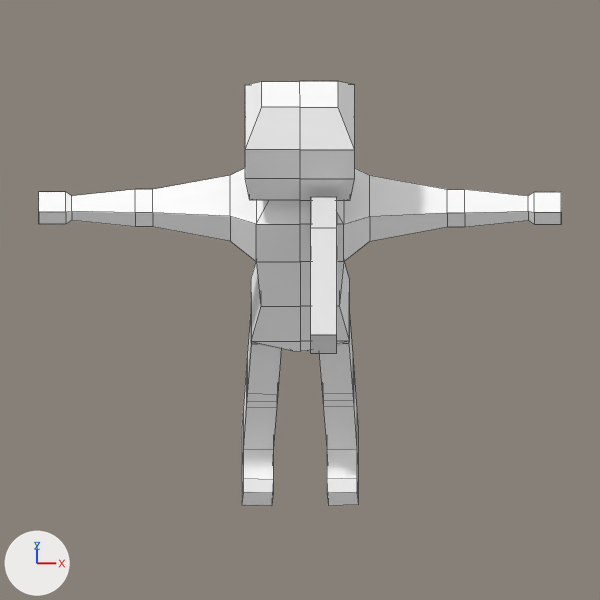
Two versions of the Blender file bleed-client/blender/Character9.blend, one commit apart.
Both versions are drawn from the file's camera 'Camera'. The lights are fixed; the arrows at lower left show +X, +Y and +Z. Mesh edges are drawn as thin lines.

Names of what the first picture shows: 'Character', 'Gun'.
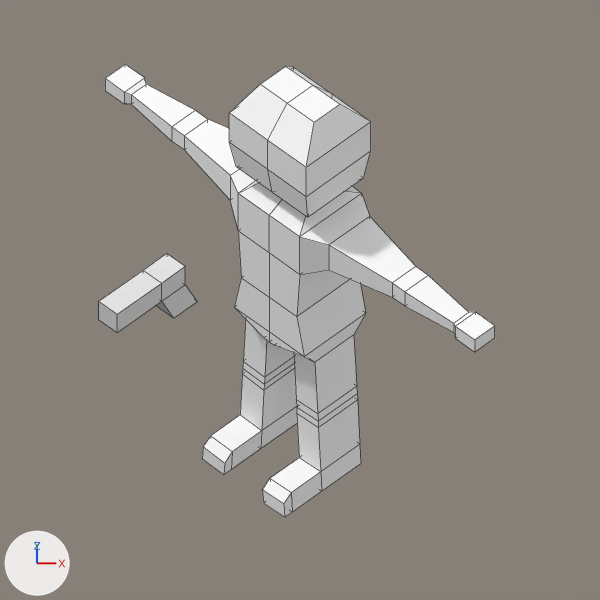
Boxes [x1, y1, x2, y2] around the edits, measured in the pictures (600 x 600 px):
'Character', turned: before [39, 81, 561, 506]; after [105, 64, 495, 517]
'Gun', hidden: before [311, 197, 337, 353]
'Handgun', added: after [99, 254, 197, 333]

What changed in the scene script:
```text
Add me_cube_002:
    me_cube_002.from_pydata([(-13.63, -2.86, -1.0), (-13.63, -2.86, 1.0), (-13.63, -2.2, -1.0), (-13.63, -2.2, 1.0), (-11.63, -2.86, -1.0), (-11.63, -2.86, 1.0), (-11.63, -2.2, -1.0), (-11.63, -2.2, 1.0), (-13.63, -1.86, 1.0), (-13.63, -1.86, -1.0), (-11.63, -1.86, -1.0), (-11.63, -1.86, 1.0), (-11.63, -2.03, -3.76), (-13.63, -2.03, -3.76), (-11.63, -1.68, -3.76), (-13.63, -1.68, -3.76)], [], [(0, 1, 3, 2), (7, 6, 10, 11), (6, 7, 5, 4), (4, 5, 1, 0), (2, 6, 4, 0), (7, 3, 1, 5), (9, 8, 11, 10), (6, 2, 13, 12), (3, 7, 11, 8), (2, 3, 8, 9), (12, 13, 15, 14), (9, 10, 14, 15), (2, 9, 15, 13), (10, 6, 12, 14)])
Change ob_character:
    ob_character.rotation_euler: (0.0, 0.0, -3.142) -> (0.0, 0.0, 2.356)  # degrees (0, 0, -180) -> degrees (0, 0, 135)
Change ob_gun:
    ob_gun.location: (0.251, 0.146, 0.533) -> (0.281, -0.074, 0.533)
    ob_gun.rotation_euler: (0.0, 0.0, 0.0) -> (0.0, 0.0, -0.785)  # degrees (0, 0, 0) -> degrees (0, 0, -45)
    add ob_gun.hide_render = True
Add ob_handgun:
    ob_handgun = bpy.data.objects.new('Handgun', me_cube_002)
    ob_handgun.parent = ob_character
    ob_handgun.matrix_parent_inverse = Matrix(((-17.14, 0.0, 0.0, 0.0), (0.0, -17.14, 0.0, 0.0), (0.0, 0.0, 17.14, -3.789), (0.0, 0.0, 0.0, 1.0)))
    ob_handgun.location = (0.217, 0.0047, 0.501)
    ob_handgun.scale = (0.0174, 0.127, 0.0174)
```
